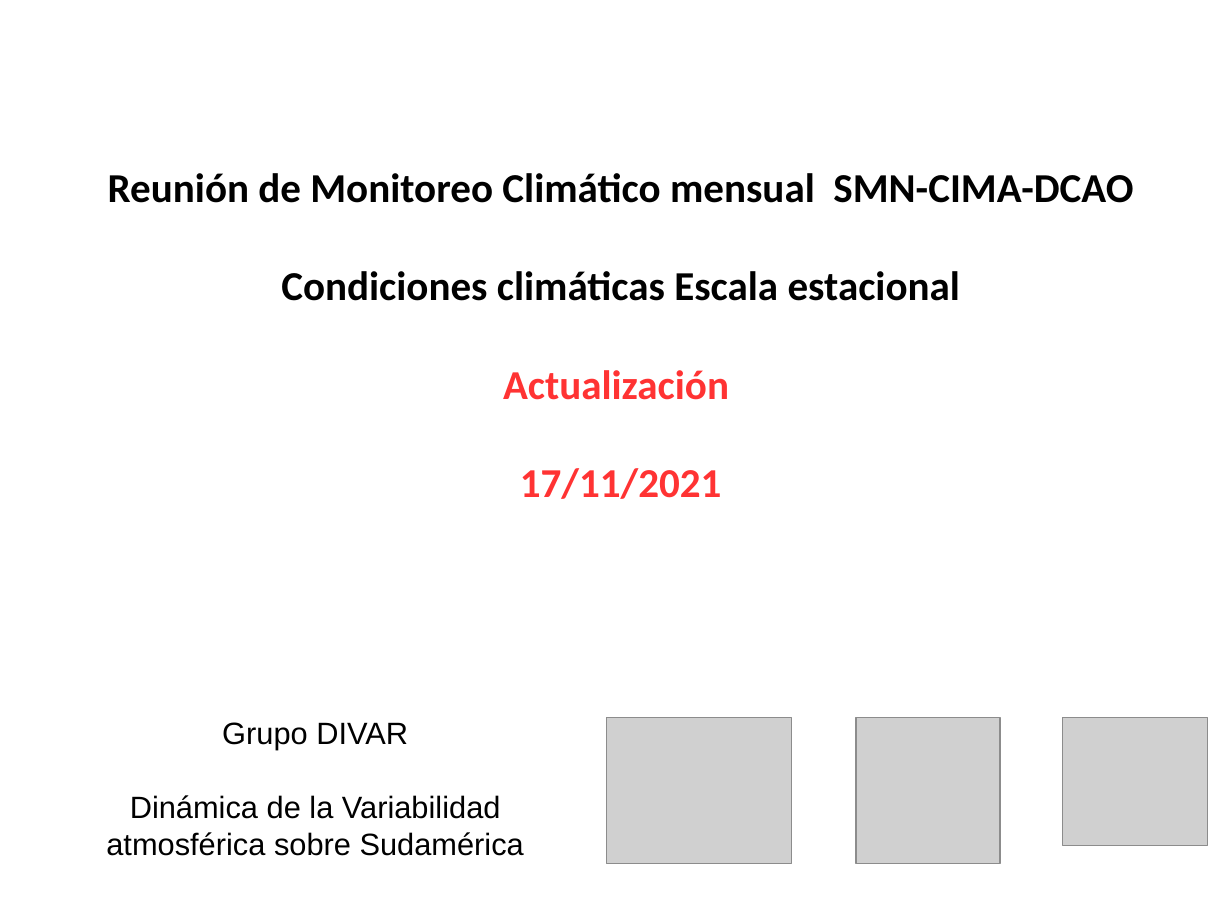
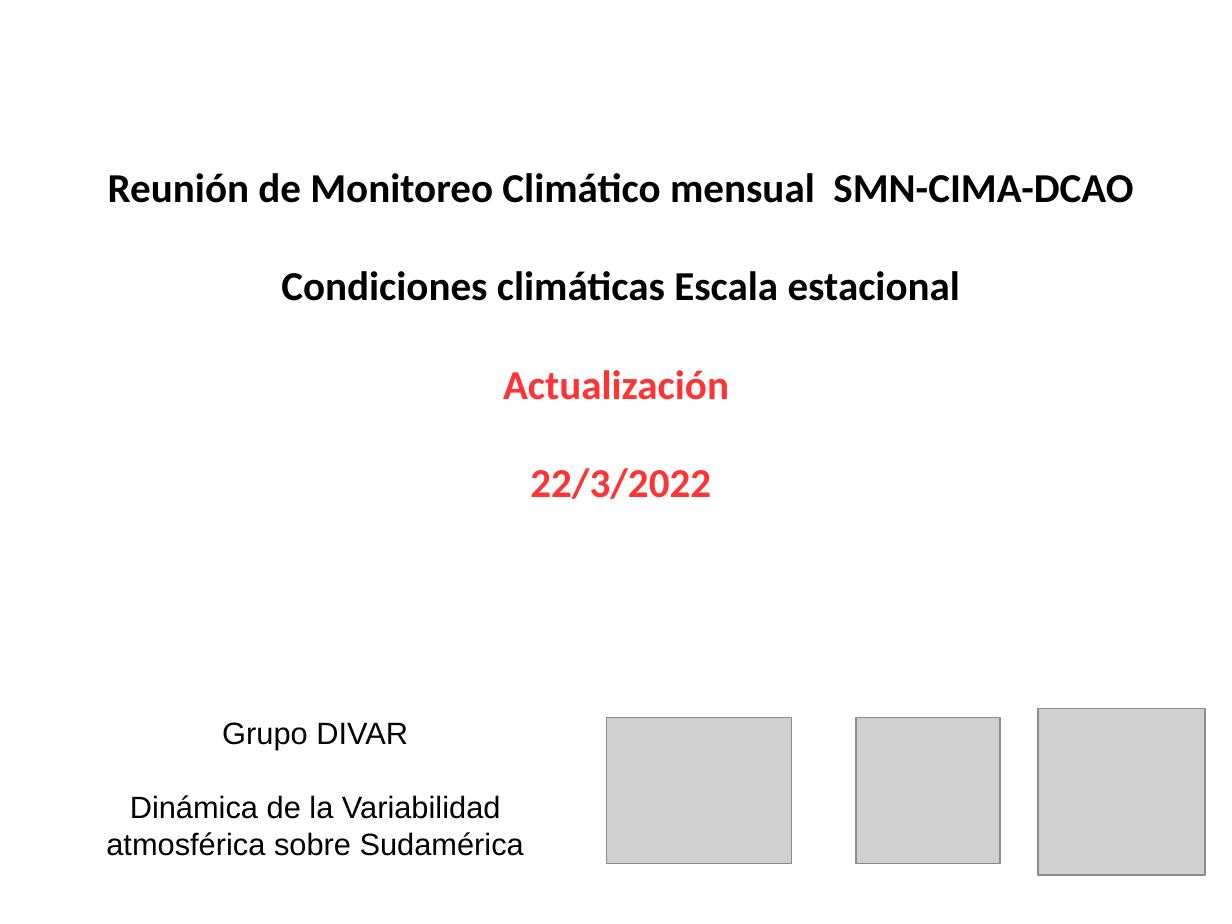
Before and after one commit to eliocamp/Reunion_Clima, a slide deck: slide 1 of presentacion.odp. Drawn at 1232x924 pixels with LibreOffice and Linux fonts; fonts in the diff are those of the drawing; grey boxes stand for pictures. Boxes give left, top, right and bottom in pixels: in the first picture for what was removed or moved away, otherwise in the second. Text is boxed around its words. In the diff, an @@ line names an element or a change of style, - is before the commit and + after.

```diff
--- a/presentacion.odp
+++ b/presentacion.odp
@@ text at box(530, 468, 711, 499): text changed @@
-17/11/2021
+22/3/2022
@@ picture: place and size @@
-picture at box(1062, 718, 1207, 845)
+picture at box(1039, 708, 1206, 876)
```
Also in this commit, not shown: 10 other slides changed, 1 slide added, 1 slide removed, 1 other file.
